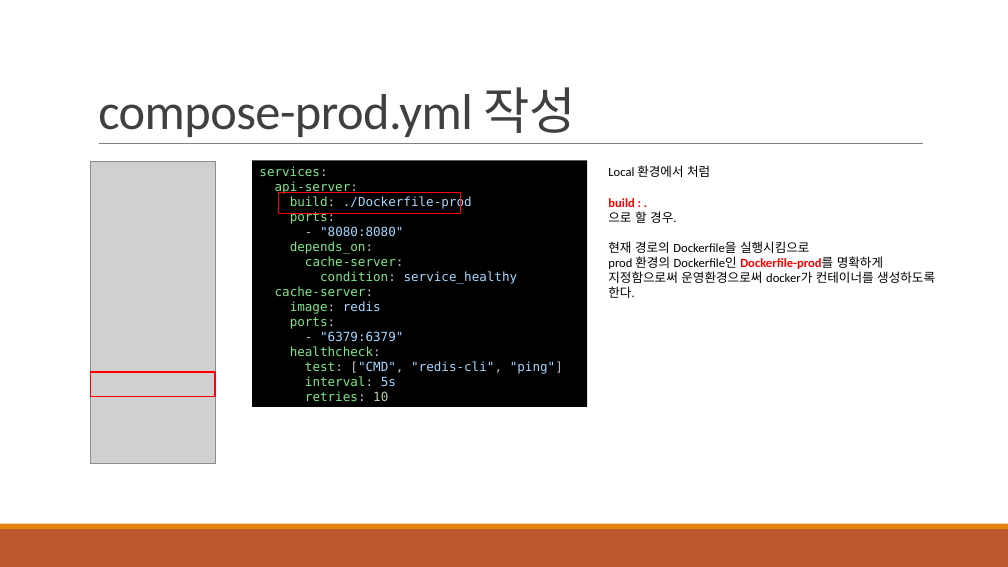
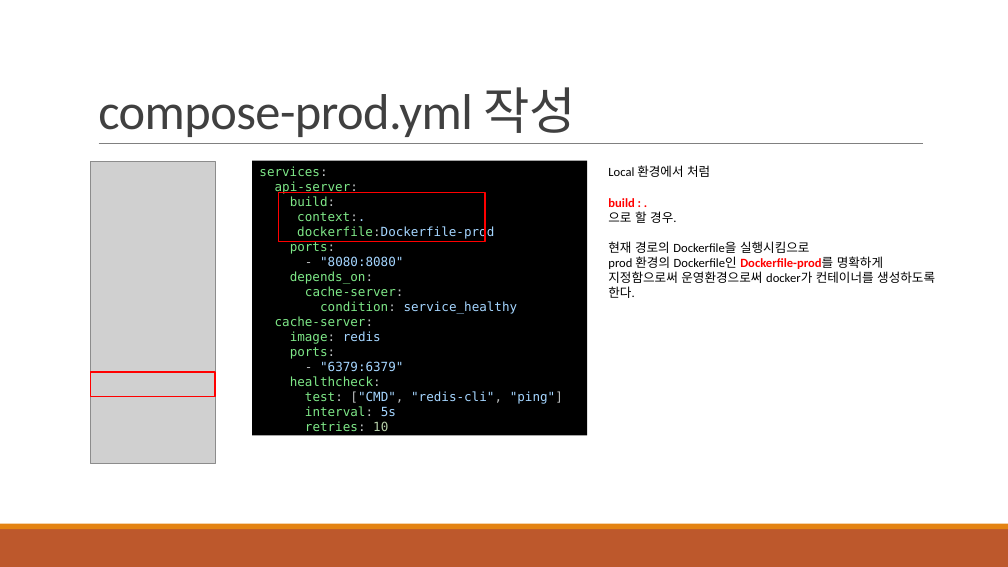
Before and after one commit to khb3025/study-redis-1, a slide deck: slide 7 of 6. Redis, SpringBoot Docker Compose.pptx. Drawn at 1008x567 pixels with LibreOffice and Linux fonts; fonts in the diff are those of the drawing; grey boxes stand for pictures. Boxes give left, top, right and bottom in pixels: in the first picture for what was removed or moved away, otherwise in the second. Text is boxed around its words. In the diff, an @@ line names an element or a change of style, - is before the commit and + after.

```diff
--- a/6. Redis, SpringBoot Docker Compose.pptx
+++ b/6. Redis, SpringBoot Docker Compose.pptx
@@ rectangle "services:": place and size @@
-rectangle "services:" at bbox=[252, 160, 587, 407]
+rectangle "services:" at bbox=[252, 160, 587, 436]
@@ rectangle: place and size @@
-rectangle at bbox=[278, 193, 461, 214]
+rectangle at bbox=[278, 193, 485, 241]
@@ text in rectangle at bbox=[290, 196, 494, 240]: text changed; text colour #A5D6FF to #7EE787 @@
-build: ./Dockerfile-prod
+build:
+context:.
+dockerfile:Dockerfile-prod
```
Also in this commit, not shown: 3 slides added, 1 other file.
